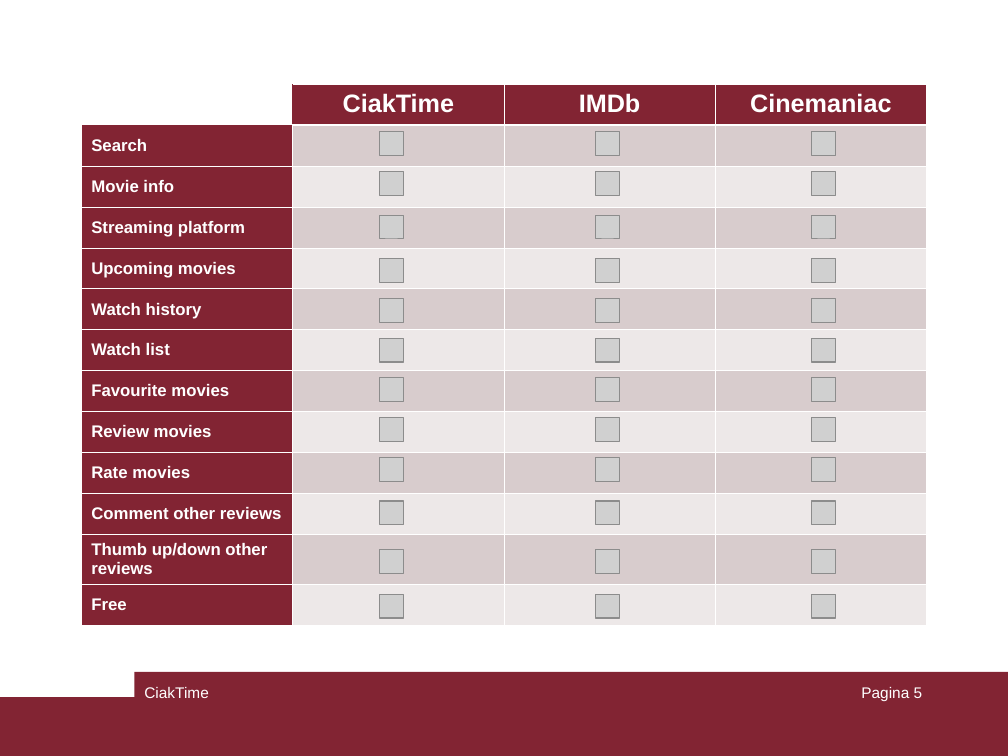
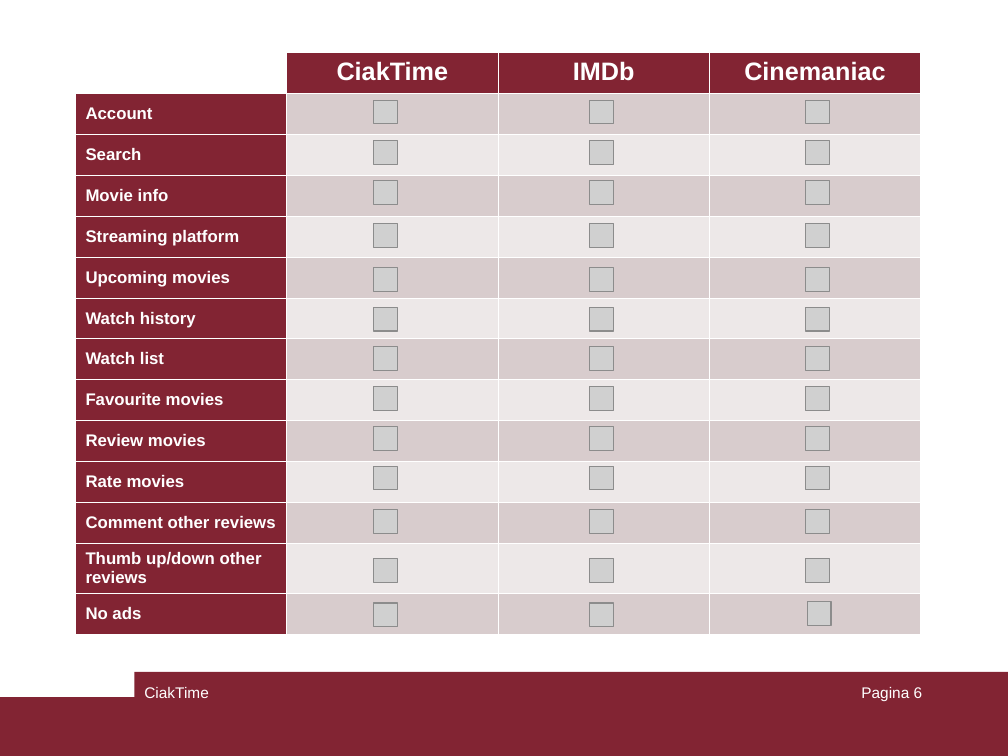
Before and after one commit to mauroficorella/Human-Computer-Interaction, a slide deck: slide 6 of Documentazione/presentazione.ppt (slide 5 before the commit). Drawn at 1008x756 pixels with LibreOffice and Linux fonts; fonts in the diff are those of the drawing; grey boxes stand for pictures. Boxes give left, top, right and bottom in pixels: in the first picture for what was removed or moved away, otherwise in the second. Text is boxed around its words. In the diff, an @@ line names an element or a change of style, - is before the commit and + after.

```diff
--- a/Documentazione/presentazione.ppt
+++ b/Documentazione/presentazione.ppt
@@ table at (76,52,922,634) @@
+row 2: Account |  |  | 
-row 14, column 1: Free
+row 14, column 1: No ads
@@ table: place and size @@
-table at (82,85,928,626)
+table at (76,52,922,634)
@@ picture added at (373,100,397,124) @@
@@ picture added at (590,100,614,124) @@
@@ picture added at (805,100,830,124) @@
@@ 35 pictures: place and size @@
-35 pictures at (379,132,836,619)
+35 pictures at (373,141,830,627)
@@ picture: place and size @@
-picture at (811,595,836,619)
+picture at (807,602,832,626)
@@ page number at (861,687,923,701): text changed @@
-Pagina 5
+Pagina 6
```
Also in this commit, not shown: 3 slides added, 2 slides removed, 1 other file.
